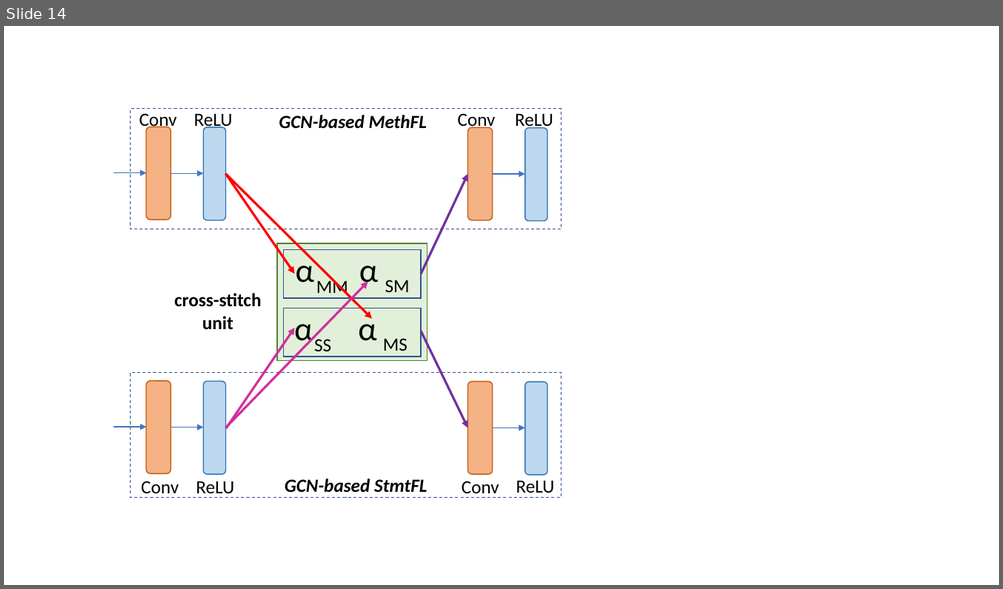
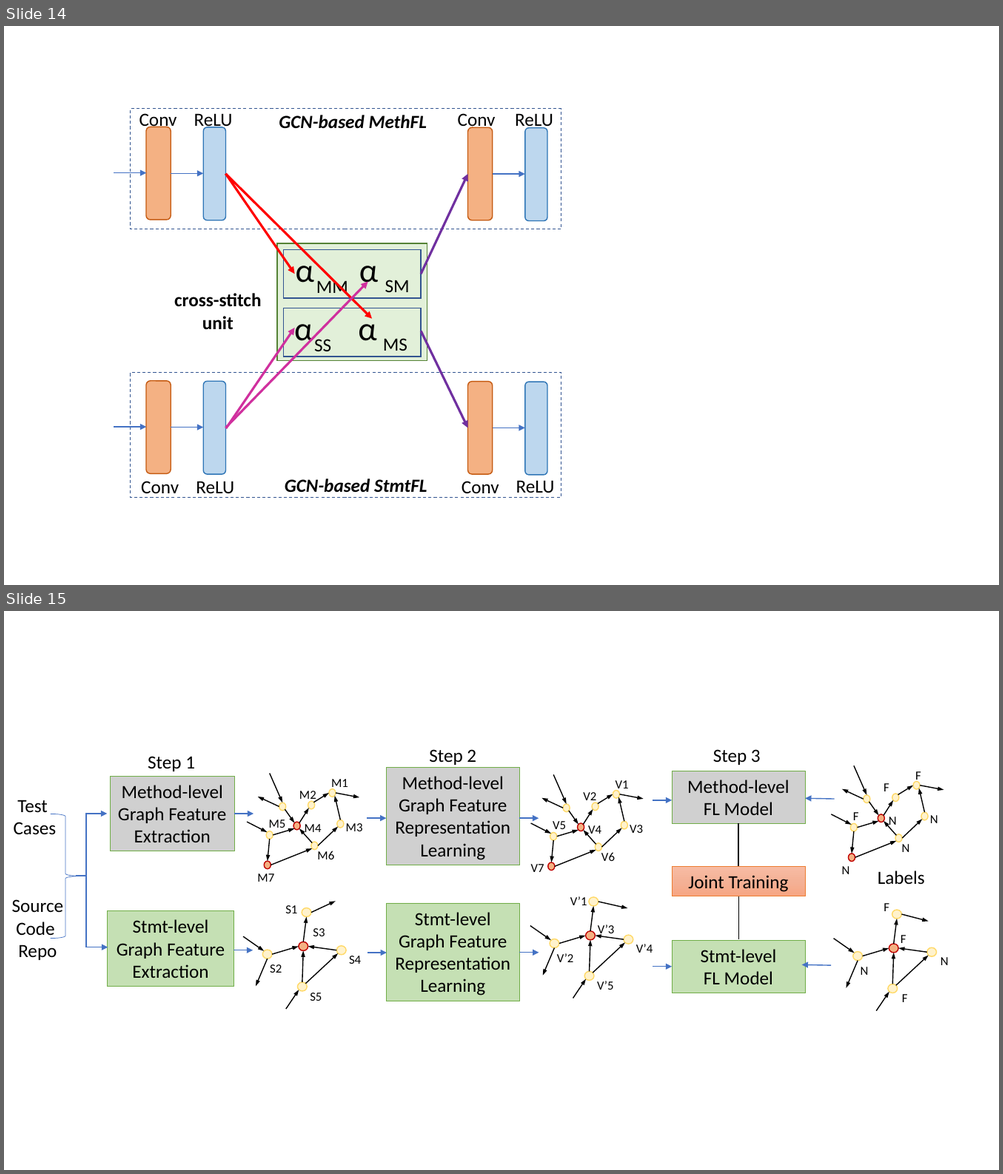
Before and after one commit to tien-n-nguyen/fixlocator, a slide deck: Figures.pptx. Shown one above the other, each under a label of ours: slide 14 before the commit, slides 14 and 15 after it. The pictures are 1003x589 and 1003x1174 pixels, drawn with LibreOffice and Linux fonts; fonts in the diff are those of the drawing; grey boxes stand for pictures. Boxes give left, top, right and bottom in pixels: in the first picture for what was removed or moved away, otherwise in the second. Text is boxed around its words. In the diff, an @@ line names an element or a change of style, - is before the commit and + after.

```diff
--- a/Figures.pptx
+++ b/Figures.pptx
@@ slide 15 added at (4, 611, 999, 1170), background #FFFFFF @@
@@ text added at (148, 756, 195, 772), 18 pt, text #000000 @@
+Step 1
@@ text added at (429, 749, 476, 765), 18 pt, text #000000 @@
+Step 2
@@ text added at (713, 749, 760, 765), 18 pt, text #000000 @@
+Step 3
@@ arrow added from (834, 799) to (805, 798), #4472C4 1 pt @@
@@ group added at (12, 766, 948, 1011): 74 arrows, 39 texts, 39 ellipses, 4 rectangles, 3 pictures, 2 elbow arrows, 2 lines, 1 right brace @@
+Test
+Cases
+Source
+Code
+Repo
+Method-level
+Graph Feature Extraction
+Stmt-level
+Graph Feature Extraction
+M4
+M2
+M3
+M6
+M5
+M1
+M7
+S1
+S2
+S3
+S4
+S5
+Method-level
+Graph Feature Representation Learning
+Stmt-level
+Graph Feature Representation Learning
+V4
+V2
+V3
+V6
+V5
+V1
+V7
+V’1
+V’2
+V’3
+V’4
+V’5
+Method-level
+FL Model
+Stmt-level
+FL Model
+Joint Training
+N
+F
+N
+N
+F
+F
+N
+F
+N
+F
+N
+F
+Labels
@@ arrow added from (831, 965) to (802, 965), #4472C4 1 pt @@
```
Also in this commit, not shown: 1 other slide added, 5 other files.
